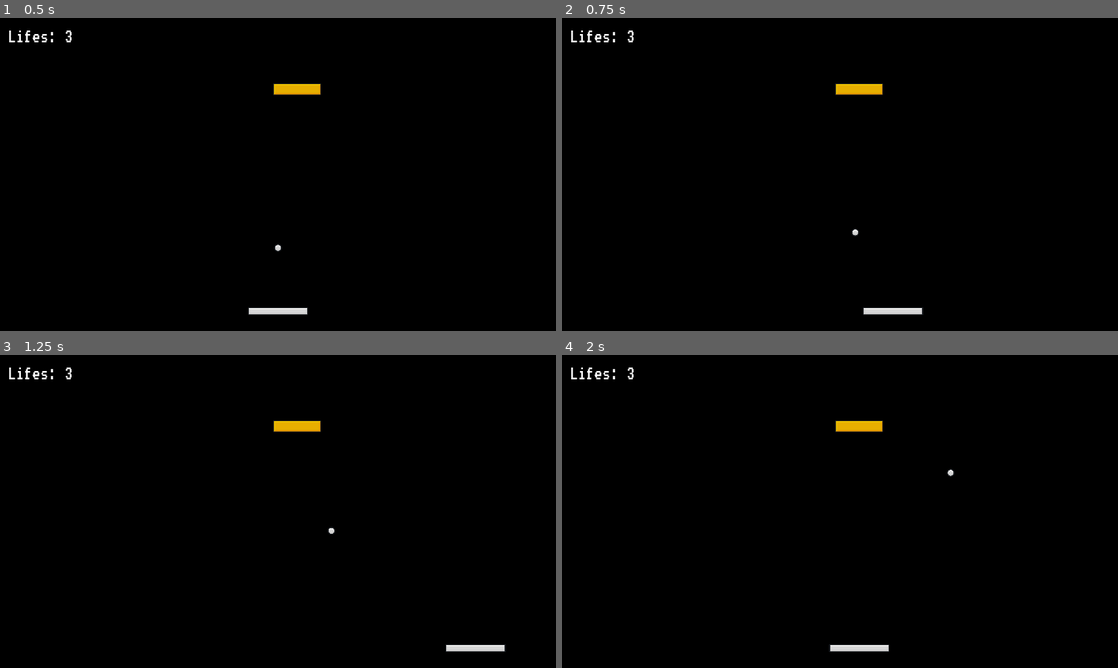
Above: before the commit, frames 1-4 (two rows, left to right).
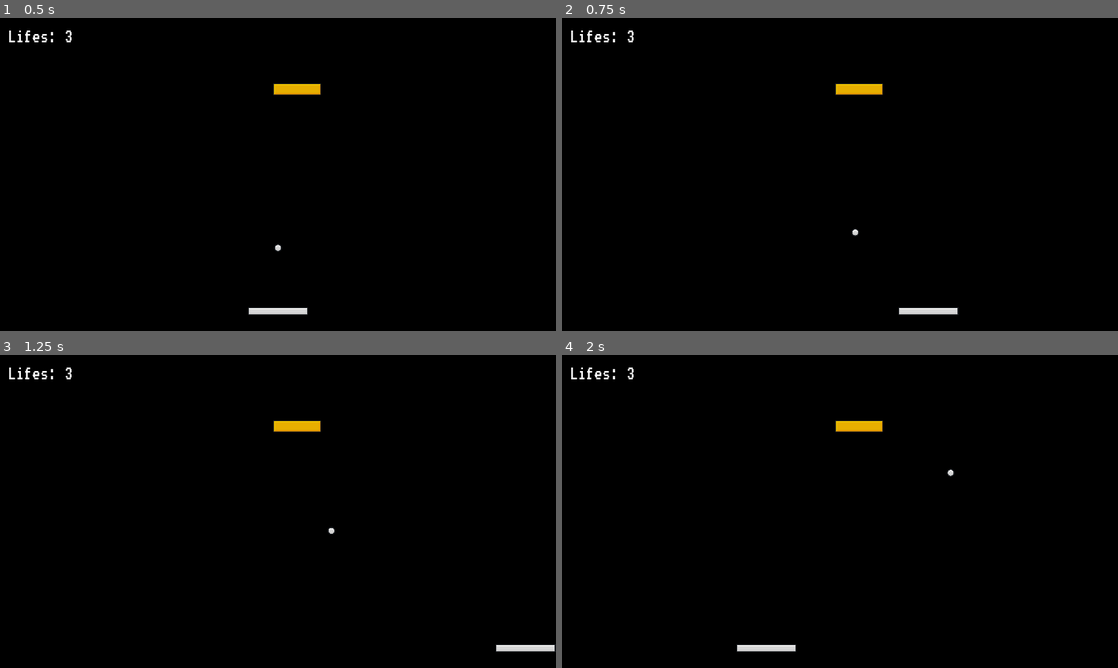
Above: after the commit, the same moments.

Repository: anqeloh/BrickBreaker
Game: Godot game, scene res://Scenes/main.tscn
The game is run twice, just before and just after one commit, with the same random seed, the same clock (stepped at 60 frames per second) and the same inputs.
Inputs:
- Up to frame 1 (0.5 s): no input
- Up to frame 2 (0.75 s): tap Enter at 0.5 s; hold D (right) from 0.53 s (still down)
- Up to frame 3 (1.25 s): keep holding D (right)
- Up to frame 4 (2 s): release D (right) at 1.28 s; hold A (left) from 1.28 s (still down)

Frame 1 is identical in both runs. In frame 2, 0.3% of the frame differs, in the area x 54-72%, y 92-95%; in frame 3, 0.4%; in frame 4, 0.5%, in the area x 31-59%, y 92-95%.

Commit message:
Sound Effects - DONE

Diff:
--- a/BrickBreaker/Scenes/ball.tscn
+++ b/BrickBreaker/Scenes/ball.tscn
@@ -1,7 +1,9 @@
-[gd_scene load_steps=4 format=3 uid="uid://b60fjsfepibic"]
+[gd_scene load_steps=6 format=3 uid="uid://b60fjsfepibic"]
 
 [ext_resource type="Texture2D" uid="uid://c8l7ke1ygg27h" path="res://Assets/Ball.png" id="1_b2w5d"]
 [ext_resource type="Script" path="res://Scripts/ball.gd" id="1_djxps"]
+[ext_resource type="AudioStream" uid="uid://bhsm1epqbvh53" path="res://Assets/popit.wav" id="3_7x11a"]
+[ext_resource type="AudioStream" uid="uid://dn8ihv0sd1eso" path="res://Assets/411443__abbasgamez__powerup2.wav" id="4_kd6vk"]
 
 [sub_resource type="CircleShape2D" id="CircleShape2D_07xao"]
 radius = 32.0
@@ -16,3 +18,9 @@
 
 [node name="CollisionShape2D" type="CollisionShape2D" parent="."]
 shape = SubResource("CircleShape2D_07xao")
+
+[node name="PopSound" type="AudioStreamPlayer" parent="."]
+stream = ExtResource("3_7x11a")
+
+[node name="PaddleHitSound" type="AudioStreamPlayer" parent="."]
+stream = ExtResource("4_kd6vk")
--- a/BrickBreaker/Scenes/death_zone.tscn
+++ b/BrickBreaker/Scenes/death_zone.tscn
@@ -1,6 +1,7 @@
-[gd_scene load_steps=3 format=3 uid="uid://86qml76r13du"]
+[gd_scene load_steps=4 format=3 uid="uid://86qml76r13du"]
 
 [ext_resource type="Script" path="res://Scripts/death_zone.gd" id="1_77885"]
+[ext_resource type="AudioStream" uid="uid://cvxxwoeeuddap" path="res://Assets/459150__matrixxx__retro-underwater-explosion.wav" id="2_68leq"]
 
 [sub_resource type="RectangleShape2D" id="RectangleShape2D_lyy4n"]
 size = Vector2(5212, 51)
@@ -12,4 +13,7 @@
 position = Vector2(-637, 15.5)
 shape = SubResource("RectangleShape2D_lyy4n")
 
+[node name="DeathSound" type="AudioStreamPlayer" parent="."]
+stream = ExtResource("2_68leq")
+
 [connection signal="body_entered" from="." to="." method="_on_body_entered"]
--- a/BrickBreaker/Scenes/ui.tscn
+++ b/BrickBreaker/Scenes/ui.tscn
@@ -1,7 +1,11 @@
-[gd_scene load_steps=5 format=3 uid="uid://cr403i5e0re0l"]
+[gd_scene load_steps=9 format=3 uid="uid://cr403i5e0re0l"]
 
 [ext_resource type="Script" path="res://Scripts/ui.gd" id="1_kiua8"]
 [ext_resource type="FontFile" uid="uid://b4pqfbvte11k6" path="res://Assets/VT323-Regular.ttf" id="2_ux8if"]
+[ext_resource type="AudioStream" uid="uid://cqbks6yonxsic" path="res://Assets/382310__myfox14__game-over-arcade.wav" id="3_4e7b3"]
+[ext_resource type="AudioStream" uid="uid://c1o5loksle78f" path="res://Assets/668436__david819__win.mp3" id="4_cdtt8"]
+[ext_resource type="AudioStream" uid="uid://bhsm1epqbvh53" path="res://Assets/popit.wav" id="5_3d8jw"]
+[ext_resource type="AudioStream" uid="uid://cqic3nhivnylp" path="res://Assets/NewJeans - New Jeans ｜ Instrumental.wav" id="6_564fs"]
 
 [sub_resource type="StyleBoxFlat" id="StyleBoxFlat_l8m0x"]
 bg_color = Color(1, 0.345098, 0.290196, 1)
@@ -98,5 +102,18 @@
 layout_mode = 2
 text = "NEXT LEVEL"
 
+[node name="GameOverSound" type="AudioStreamPlayer" parent="."]
+stream = ExtResource("3_4e7b3")
+
+[node name="GameWonSound" type="AudioStreamPlayer" parent="."]
+stream = ExtResource("4_cdtt8")
+
+[node name="NextLevelButtonSound" type="AudioStreamPlayer" parent="."]
+stream = ExtResource("5_3d8jw")
+
+[node name="BackgroundMusic" type="AudioStreamPlayer" parent="."]
+stream = ExtResource("6_564fs")
+autoplay = true
+
 [connection signal="pressed" from="GameLostContainer/Panel/VBoxContainer/GameLostButton" to="." method="_on_game_lost_button_pressed"]
 [connection signal="pressed" from="LevelWonContainer/Panel/VBoxContainer/LevelWonButton" to="." method="_on_level_won_button_pressed"]
--- a/BrickBreaker/Scripts/ball.gd
+++ b/BrickBreaker/Scripts/ball.gd
@@ -17,7 +17,8 @@
 
 @onready var collision_shape_2d = $CollisionShape2D
 
-
+@onready var pop_sound = $PopSound
+@onready var paddle_hit_sound = $PaddleHitSound
 
 func _ready():
 	ui.set_lifes(lifes)
@@ -33,10 +34,16 @@
 	if collider is Brick:
 		collider.decrease_level()
 
-	if (collider is Brick or collider is Paddle):
+	if (collider is Paddle):
 		ball_collision(collider)
+		paddle_hit_sound.play()
+
+	elif (collider is Brick):
+		ball_collision(collider)
+		pop_sound.play()
 	else:
 		velocity = velocity.bounce(collision.get_normal())
+		paddle_hit_sound.play()
 
 
 func start_ball():
--- a/BrickBreaker/Scripts/death_zone.gd
+++ b/BrickBreaker/Scripts/death_zone.gd
@@ -4,5 +4,8 @@
 
 signal life_lost
 
+@onready var death_sound = $DeathSound
+
 func _on_body_entered(body):
 	life_lost.emit()
+	death_sound.play()
--- a/BrickBreaker/Scripts/paddle.gd
+++ b/BrickBreaker/Scripts/paddle.gd
@@ -7,7 +7,7 @@
 var half_paddle_width: float
 var is_ball_started = false
 
-@export var speed = 600
+@export var speed = 1000
 @export var camera: Camera2D
 
 @onready var ball = $"../Ball" as Ball
--- a/BrickBreaker/Scripts/ui.gd
+++ b/BrickBreaker/Scripts/ui.gd
@@ -6,18 +6,29 @@
 @onready var game_lost_container = $GameLostContainer
 @onready var level_won_container = $LevelWonContainer
 
+@onready var game_over_sound = $GameOverSound
+@onready var game_won_sound = $GameWonSound
+@onready var background_music = $BackgroundMusic
+
 func set_lifes(lifes: int):
 	lifes_label.text = "Lifes: %d" % lifes
 
 func game_over():
 	game_lost_container.show()
+	game_over_sound.play()
+	background_music.stop()
 
 func _on_game_lost_button_pressed():
 	get_tree().reload_current_scene()
 
 func on_level_won():
 	level_won_container.show()
+	game_won_sound.play()
+	background_music.stop()
 
 func _on_level_won_button_pressed():
 	LevelDefinitions.current_level = 2
 	get_tree().reload_current_scene()
+
+func new_game():
+	background_music.play()
--- a/BrickBreaker/project.godot
+++ b/BrickBreaker/project.godot
@@ -12,7 +12,7 @@
 
 config/name="Brick Breaker"
 run/main_scene="res://Scenes/main.tscn"
-config/features=PackedStringArray("4.1", "Forward Plus")
+config/features=PackedStringArray("4.2", "Forward Plus")
 config/icon="res://icon.svg"
 
 [autoload]
Not shown, added: BrickBreaker/Assets/382310__myfox14__game-over-arcade.wav.import
Not shown, added: BrickBreaker/Assets/411443__abbasgamez__powerup2.wav.import
Not shown, added: BrickBreaker/Assets/459150__matrixxx__retro-underwater-explosion.wav.import
Not shown, added: BrickBreaker/Assets/668436__david819__win.mp3.import
Not shown, added: BrickBreaker/Assets/NewJeans - New Jeans ｜ Instrumental.wav.import
Not shown, added: BrickBreaker/Assets/popit.wav.import
Not shown, added: BrickBreaker/Assets/382310__myfox14__game-over-arcade.wav
Not shown, added: BrickBreaker/Assets/411443__abbasgamez__powerup2.wav
Not shown, added: BrickBreaker/Assets/459150__matrixxx__retro-underwater-explosion.wav
Not shown, added: BrickBreaker/Assets/668436__david819__win.mp3
Not shown, added: BrickBreaker/Assets/NewJeans - New Jeans ｜ Instrumental.wav
Not shown, added: BrickBreaker/Assets/popit.wav
